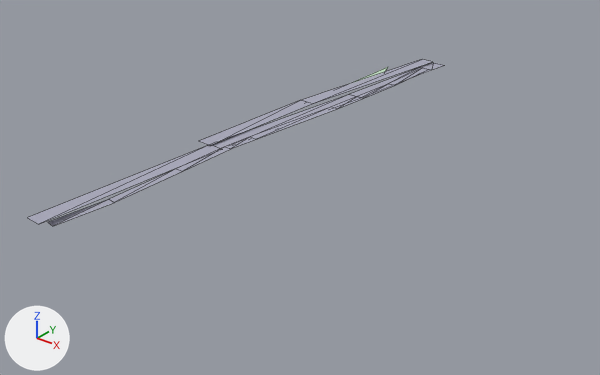
Renders of the glTF model white-model-six-districts/chunks/124_118_mid.glb from each side of a commit.
One viewpoint serves both versions: a 50 mm camera at (2451.0, -8759.0, 286.0) aimed at (2093.0, -8312.0, 8.0). The lights are fixed; the arrows at lower left show +X, +Y and +Z. The older version comes first. Mesh edges are drawn as thin lines. Vertices at exactly the same position are counted once.
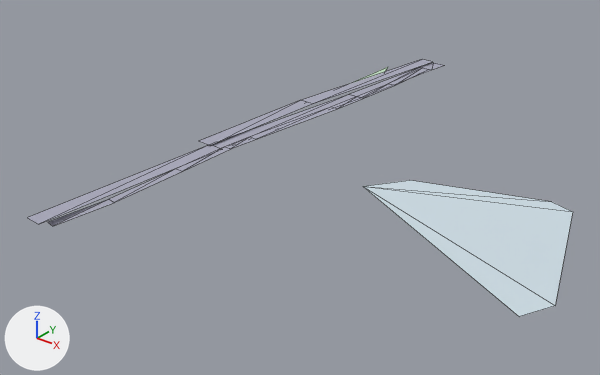
What differs and where, as boxes (x1, y1, x2, y2) in the pictures (600 x 375 px):
```json
{"object": "Mesh_0", "change": "reshaped", "before": [28, 59, 444, 226], "after": [28, 59, 573, 317], "on screen": "31% wider, 54% taller"}
{"part": 1, "of": "me_mesh_0", "change": "added", "after": [363, 180, 573, 317]}
```

Edits to the scene script, one JSON object a line:
```json
{"block": "me_mesh_0", "where": "# used by ob_mesh_0; location = (0.0, 0.0, 0.0)"}
{"block": "me_mesh_0", "where": "# verts and faces of me_mesh_0; kept vertices keep their numbers, new ones are numbered from 59"}
{"op": "remove", "block": "me_mesh_0", "code": "me_mesh_0.from_pydata(...)  # 59 vertices, 29 faces; spans x 2000.0..2048.0, y -8490.0..-8014.0, z 20.0..28.0"}
{"op": "add", "block": "me_mesh_0", "code": "me_mesh_0.from_pydata(...)  # 65 vertices, 33 faces; spans x 2000.0..2315.0, y -8490.0..-8014.0, z 17.0..28.0"}
{"block": "me_mesh_0", "change": "me_mesh_0 part 1"}
{"op": "add", "block": "me_mesh_0", "code": "verts[59] = (2139.0, -8295.0, 17.0)  # pixel (362, 186)"}
{"op": "add", "block": "me_mesh_0", "code": "verts[60] = (2259.0, -8231.0, 17.0)  # pixel (551, 201)"}
{"op": "add", "block": "me_mesh_0", "code": "verts[61] = (2160.0, -8263.0, 17.0)  # pixel (409, 180)"}
{"op": "add", "block": "me_mesh_0", "code": "verts[62] = (2277.0, -8236.0, 17.0)  # pixel (572, 211)"}
{"op": "add", "block": "me_mesh_0", "code": "verts[63] = (2315.0, -8355.0, 17.0)  # pixel (555, 305)"}
{"op": "add", "block": "me_mesh_0", "code": "verts[64] = (2304.0, -8378.0, 17.0)  # pixel (519, 316)"}
{"op": "add", "block": "me_mesh_0", "code": "faces += [(59, 60, 61), (59, 62, 60), (59, 63, 62), (59, 64, 63)]"}
```
